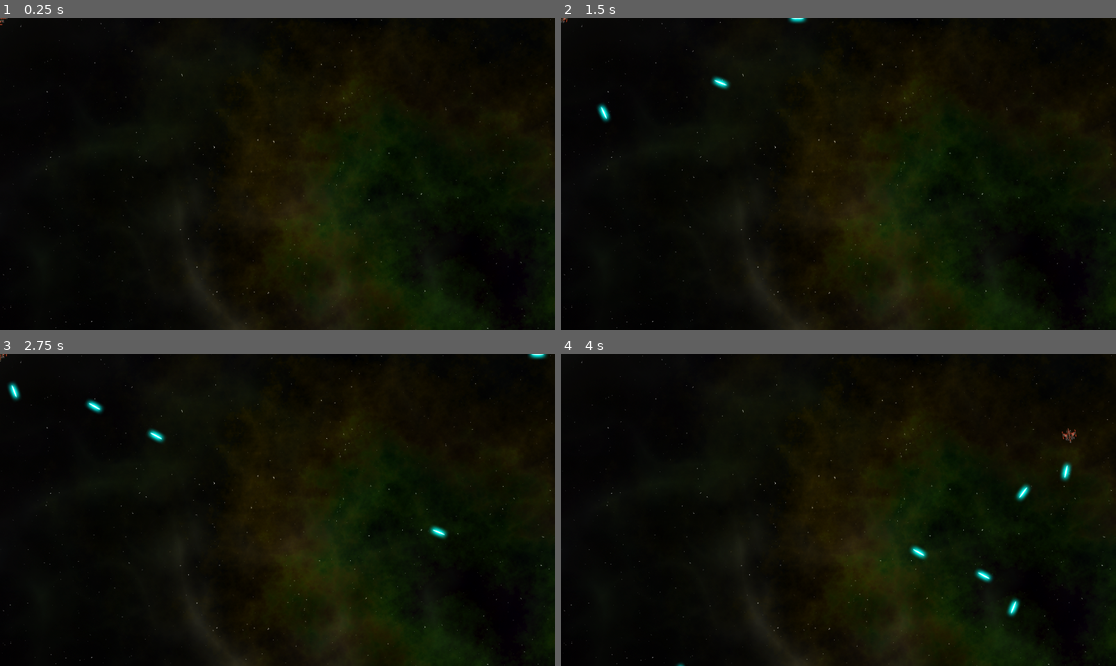
Above: before the commit, frames 1-4 (two rows, left to right).
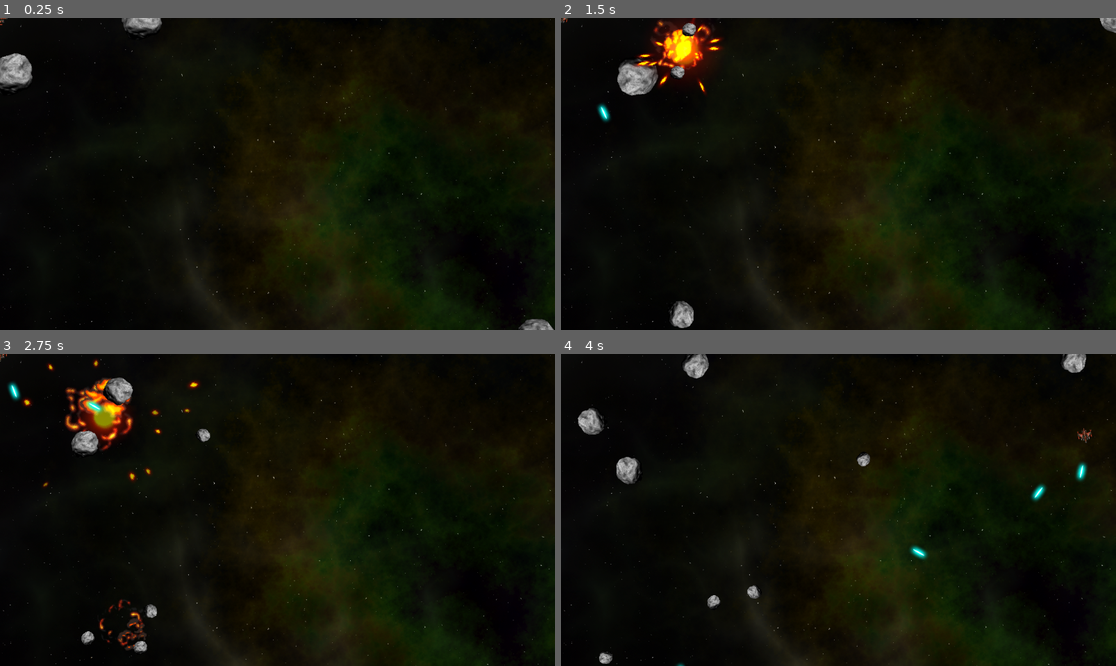
Above: after the commit, the same moments.

Repository: NikitaKotvitskiy/Godot_4_GDP2ndEd_Space_Rocks
Game: Godot game, scene res://main.tscn
The game is run twice, just before and just after one commit, with the same random seed, the same clock (stepped at 60 frames per second) and the same inputs. The project has no main scene, so this scene is started directly.
Inputs:
- Up to frame 1 (0.25 s): no input
- Up to frame 2 (1.5 s): hold D (rotate_right) 0.53-1.28 s; hold Space (shoot) 0.53-1.28 s; hold A (rotate_left) from 1.28 s (still down); tap Space (shoot) at 1.35 s
- Up to frame 3 (2.75 s): release A (rotate_left) at 2.03 s; hold D (rotate_right) from 2.03 s (still down); hold Space (shoot) from 2.03 s (still down)
- Up to frame 4 (4 s): release D (rotate_right) at 2.78 s; release Space (shoot) at 2.78 s; hold W (thrust) 2.78-3.53 s; tap Space (shoot) at 2.85 s; hold A (rotate_left) from 3.53 s (still down); hold Space (shoot) from 3.53 s (still down)

The runs differ from the first frame. In frame 1, 1.0% of the frame differs, in the area x 0-100%, y 0-100%; in frame 2, 3.2%; in frame 3, 3.2%, in the area x 4-99%, y 0-96%; in frame 4, 2.1%.

Commit message:
Rock and explosion scene added
The whole "Adding the rocks" section was read and implemented. There is an ability to shoot rocks now, and rocks explode by two smaller rocks

Diff:
--- /dev/null
+++ b/Explosion/explosion.tscn
@@ -0,0 +1,52 @@
+[gd_scene load_steps=5 format=3 uid="uid://ceigwyo5xlqrx"]
+
+[ext_resource type="Texture2D" uid="uid://c2xspow2ip78n" path="res://Explosion/explosion.png" id="1_djk68"]
+
+[sub_resource type="Animation" id="Animation_kbtx4"]
+resource_name = "explosion"
+length = 0.64
+step = 0.01
+tracks/0/type = "value"
+tracks/0/imported = false
+tracks/0/enabled = true
+tracks/0/path = NodePath(".:frame")
+tracks/0/interp = 1
+tracks/0/loop_wrap = true
+tracks/0/keys = {
+"times": PackedFloat32Array(0, 0.64),
+"transitions": PackedFloat32Array(1, 1),
+"update": 0,
+"values": [0, 63]
+}
+
+[sub_resource type="Animation" id="Animation_s2nmq"]
+length = 0.001
+tracks/0/type = "value"
+tracks/0/imported = false
+tracks/0/enabled = true
+tracks/0/path = NodePath(".:frame")
+tracks/0/interp = 1
+tracks/0/loop_wrap = true
+tracks/0/keys = {
+"times": PackedFloat32Array(0),
+"transitions": PackedFloat32Array(1),
+"update": 1,
+"values": [63]
+}
+
+[sub_resource type="AnimationLibrary" id="AnimationLibrary_vgyvr"]
+_data = {
+"RESET": SubResource("Animation_s2nmq"),
+"explosion": SubResource("Animation_kbtx4")
+}
+
+[node name="Explosion" type="Sprite2D"]
+texture = ExtResource("1_djk68")
+hframes = 8
+vframes = 8
+frame = 63
+
+[node name="AnimationPlayer" type="AnimationPlayer" parent="."]
+libraries = {
+"": SubResource("AnimationLibrary_vgyvr")
+}
--- a/bullet.tscn
+++ b/Player/Bullet/bullet.tscn
@@ -1,19 +1,19 @@
 [gd_scene load_steps=4 format=3 uid="uid://uw325ov27g5l"]
 
-[ext_resource type="Script" path="res://Bullet.gd" id="1_oaef0"]
-[ext_resource type="Texture2D" uid="uid://2tm2eha3b4ve" path="res://laser.png" id="2_rdqhf"]
+[ext_resource type="Script" path="res://Player/Bullet/Bullet.gd" id="1_dib06"]
+[ext_resource type="Texture2D" uid="uid://2tm2eha3b4ve" path="res://Player/Bullet/laser.png" id="2_rtxx7"]
 
 [sub_resource type="CapsuleShape2D" id="CapsuleShape2D_8mra6"]
 radius = 2.0
 height = 28.0
 
 [node name="Bullet" type="Area2D"]
-script = ExtResource("1_oaef0")
+script = ExtResource("1_dib06")
 speed = 500
 
 [node name="Sprite2D" type="Sprite2D" parent="."]
 scale = Vector2(0.5, 0.5)
-texture = ExtResource("2_rdqhf")
+texture = ExtResource("2_rtxx7")
 
 [node name="CollisionShape2D" type="CollisionShape2D" parent="."]
 position = Vector2(-0.5, 0)
--- a/Player/player.gd
+++ b/Player/player.gd
@@ -14,7 +14,12 @@
 enum {INIT, ALIVE, INVULNERABLE, DEAD}
 var state = INIT
 
+var average_radius
+
 func _ready():
+	var player_width = int($Sprite2D.texture.get_size().x / 2 * $Sprite2D.scale.x)
+	var player_height = int($Sprite2D.texture.get_size().y / 2 * $Sprite2D.scale.y)
+	average_radius = (player_width + player_height) / 2
 	$GunCooldown.wait_time = fire_rate
 	screensize = get_viewport_rect().size
 	change_state(ALIVE)
@@ -28,8 +33,8 @@
 
 func _integrate_forces(physics_state):
 	var xform = physics_state.transform
-	xform.origin.x = wrapf(xform.origin.x, 0, screensize.x)
-	xform.origin.y = wrapf(xform.origin.y, 0, screensize.y)
+	xform.origin.x = wrapf(xform.origin.x, 0 - average_radius, screensize.x + average_radius)
+	xform.origin.y = wrapf(xform.origin.y, 0 - average_radius, screensize.y + average_radius)
 	physics_state.transform = xform
 
 func get_input():
--- a/Player/player.tscn
+++ b/Player/player.tscn
@@ -2,7 +2,7 @@
 
 [ext_resource type="Texture2D" uid="uid://puk5vy8yd52n" path="res://Player/player_ship_icon.png" id="1_biw6t"]
 [ext_resource type="Script" path="res://Player/player.gd" id="1_hqb6y"]
-[ext_resource type="PackedScene" uid="uid://uw325ov27g5l" path="res://bullet.tscn" id="2_bae4l"]
+[ext_resource type="PackedScene" uid="uid://uw325ov27g5l" path="res://Player/Bullet/bullet.tscn" id="2_nu24p"]
 
 [sub_resource type="CircleShape2D" id="CircleShape2D_ow3de"]
 radius = 15.0333
@@ -12,7 +12,7 @@
 angular_damp = 5.0
 script = ExtResource("1_hqb6y")
 spin_power = 2000
-bullet_scene = ExtResource("2_bae4l")
+bullet_scene = ExtResource("2_nu24p")
 
 [node name="Sprite2D" type="Sprite2D" parent="."]
 rotation = 1.5708
--- /dev/null
+++ b/Rock/Rock.gd
@@ -0,0 +1,38 @@
+extends RigidBody2D
+
+signal exploded
+
+var screensize = Vector2.ZERO
+var size
+var radius
+var scale_factor = 0.2
+
+func start(_position, _velocity, _size):
+	position = _position
+	size = _size
+	mass = 1.5 * size
+	$Sprite2D.scale = Vector2.ONE * scale_factor * size
+	radius = int($Sprite2D.texture.get_size().x / 2 * $Sprite2D.scale.x)
+	var shape = CircleShape2D.new()
+	shape.radius = radius
+	$CollisionShape2D.shape = shape
+	linear_velocity = _velocity
+	angular_velocity = randf_range(-PI, PI)
+	$Explosion.scale = Vector2.ONE * 0.75 * size
+
+func _integrate_forces(physics_state):
+	var xform = physics_state.transform
+	xform.origin.x = wrapf(xform.origin.x, 0 - radius, screensize.x + radius)
+	xform.origin.y = wrapf(xform.origin.y, 0 - radius, screensize.y + radius)
+	physics_state.transform = xform
+
+func explode():
+	$CollisionShape2D.set_deferred("disabled", true)
+	$Sprite2D.hide()
+	$Explosion/AnimationPlayer.play("explosion")
+	$Explosion.show()
+	exploded.emit(size, radius, position, linear_velocity)
+	linear_velocity = Vector2.ZERO
+	angular_velocity = 0
+	await $Explosion/AnimationPlayer.animation_finished
+	queue_free()
--- /dev/null
+++ b/Rock/rock.tscn
@@ -0,0 +1,22 @@
+[gd_scene load_steps=5 format=3 uid="uid://cablsh50qgqcx"]
+
+[ext_resource type="Script" path="res://Rock/Rock.gd" id="1_ac5ax"]
+[ext_resource type="Texture2D" uid="uid://cnr6gh8jfbiym" path="res://Rock/rock.png" id="2_huj20"]
+[ext_resource type="PackedScene" uid="uid://ceigwyo5xlqrx" path="res://Explosion/explosion.tscn" id="3_6smml"]
+
+[sub_resource type="PhysicsMaterial" id="PhysicsMaterial_lswpf"]
+bounce = 1.0
+
+[node name="Rock" type="RigidBody2D" groups=["rocks"]]
+physics_material_override = SubResource("PhysicsMaterial_lswpf")
+linear_damp_mode = 1
+angular_damp_mode = 1
+script = ExtResource("1_ac5ax")
+
+[node name="Sprite2D" type="Sprite2D" parent="."]
+texture = ExtResource("2_huj20")
+
+[node name="CollisionShape2D" type="CollisionShape2D" parent="."]
+
+[node name="Explosion" parent="." instance=ExtResource("3_6smml")]
+visible = false
--- /dev/null
+++ b/main.gd
@@ -0,0 +1,31 @@
+extends Node2D
+
+@export var rock_scene : PackedScene
+
+var screensize = Vector2.ZERO
+
+func _ready():
+	screensize = get_viewport().get_visible_rect().size
+	for i in 3:
+		spawn_rock(3)
+
+func spawn_rock(size, pos=null, vel=null):
+	if pos == null:
+		$RockPath/RockSpawn.progress = randi()
+		pos = $RockPath/RockSpawn.position
+	if vel == null:
+		vel = Vector2.RIGHT.rotated(randf_range(0, TAU)) * randf_range(50, 125)
+	var r = rock_scene.instantiate()
+	r.screensize = screensize
+	r.start(pos, vel, size)
+	call_deferred("add_child", r)
+	r.exploded.connect(self._on_rock_exploded)
+
+func _on_rock_exploded(size, radius, pos, vel):
+	if size <= 1:
+		return
+	for offset in [-1, 1]:
+		var dir = $Player.position.direction_to(pos).orthogonal() * offset
+		var newpos = pos + dir * radius
+		var newvel = dir * vel.length() * 1.1
+		spawn_rock(size - 1, newpos, newvel)
--- a/main.tscn
+++ b/main.tscn
@@ -1,12 +1,29 @@
-[gd_scene load_steps=3 format=3 uid="uid://cphjfkiqp86pd"]
+[gd_scene load_steps=6 format=3 uid="uid://cphjfkiqp86pd"]
 
 [ext_resource type="Texture2D" uid="uid://cxbqlpubgc0ul" path="res://space_background.png" id="1_33kyi"]
+[ext_resource type="Script" path="res://main.gd" id="1_cvt3p"]
+[ext_resource type="PackedScene" uid="uid://cablsh50qgqcx" path="res://Rock/rock.tscn" id="2_riwa8"]
 [ext_resource type="PackedScene" uid="uid://bsnng4xhogg3f" path="res://Player/player.tscn" id="2_tfbdt"]
 
+[sub_resource type="Curve2D" id="Curve2D_vqodj"]
+_data = {
+"points": PackedVector2Array(0, 0, 0, 0, 0, 5, 0, 0, 0, 0, 1153, 2, 0, 0, 0, 0, 1152, 651, 0, 0, 0, 0, 3, 656, 0, 0, 0, 0, 0, 5)
+}
+point_count = 5
+
 [node name="Main" type="Node2D"]
+script = ExtResource("1_cvt3p")
+rock_scene = ExtResource("2_riwa8")
 
 [node name="Sprite2D" type="Sprite2D" parent="."]
 texture = ExtResource("1_33kyi")
 centered = false
 
 [node name="Player" parent="." instance=ExtResource("2_tfbdt")]
+
+[node name="RockPath" type="Path2D" parent="."]
+curve = SubResource("Curve2D_vqodj")
+
+[node name="RockSpawn" type="PathFollow2D" parent="RockPath"]
+position = Vector2(0, 5)
+rotation = -0.0026019
Binary file added: Explosion/explosion.png
Not shown, changed: Explosion/explosion.png.import
Renamed: Bullet.gd -> Player/Bullet/Bullet.gd
Renamed: laser.png -> Player/Bullet/laser.png
Not shown, added: Player/Bullet/laser.png.import
Binary file added: Rock/rock.png
Not shown, added: Rock/rock.png.import
